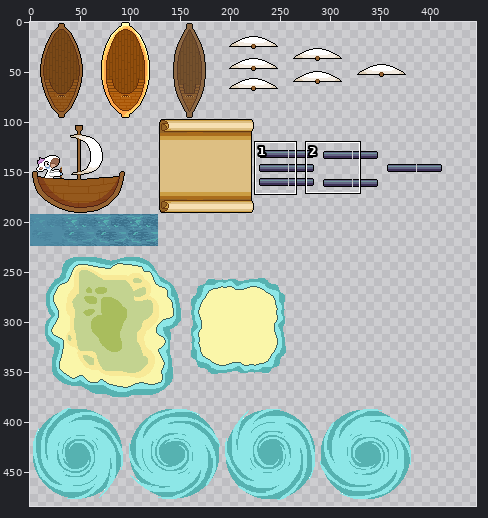
Two versions of one sprite sheet, src/org/titlepending/resources/images/ShipSS.png. Above, an overview of the earlier version with the close-up marked.
Close-up. Before the edit:
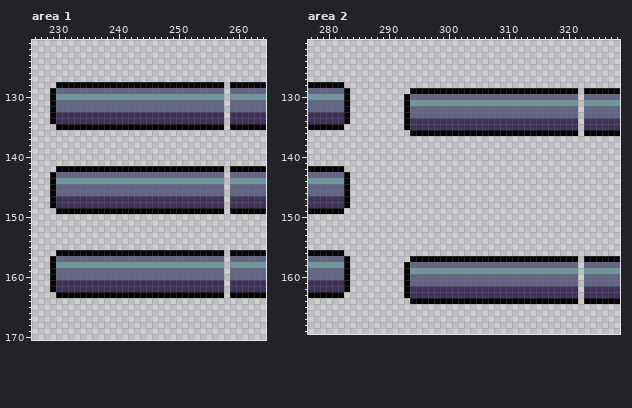
The file is 512x512 pixels. Pixels under 10% opacity are left out. Colours within 5 levels of each other are drawn and written as one. Shown: area 1: x 226..264, y 121..170; area 2: x 277..328, y 121..169. The wide view leaves out empty margins. The commit also changed other parts of the picture, which this record leaves out.
After:
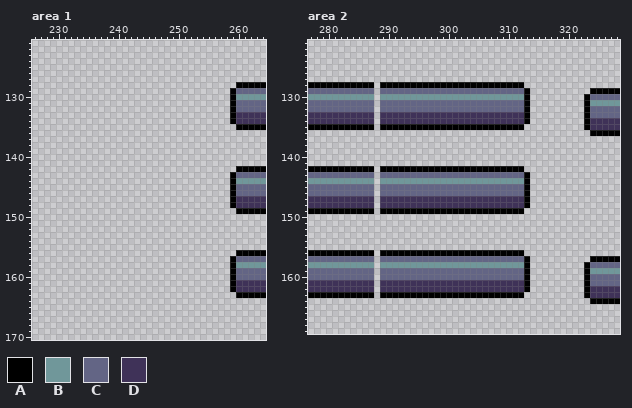
Palette (. is transparent): A #000000  B #70979a  C #636585  D #3f3258
What changed:
--- area 1
@@ x 226..264 @@
 127 .......................................
-128 ....AAAAAAAAAAAAAAAAAAAAAAAAAAAA.AAAAAA
-129 ...ACCCCCCCCCCCCCCCCCCCCCCCCCCCC.CCCCCC
-130 ...ABBBBBBBBBBBBBBBBBBBBBBBBBBBB.BBBBBB
-131 ...ACCCCCCCCCCCCCCCCCCCCCCCCCCCC.CCCCCC
-132 ...ACCCCCCCCCCCCCCCCCCCCCCCCCCCC.CCCCCC
-133 ...ADDDDDDDDDDDDDDDDDDDDDDDDDDDD.DDDDDD
-134 ...ADDDDDDDDDDDDDDDDDDDDDDDDDDDD.DDDDDD
-135 ....AAAAAAAAAAAAAAAAAAAAAAAAAAAA.AAAAAA
+128 ..................................AAAAA
+129 .................................ACCCCC
+130 .................................ABBBBB
+131 .................................ACCCCC
+132 .................................ACCCCC
+133 .................................ADDDDD
+134 .................................ADDDDD
+135 ..................................AAAAA
 136 .......................................
@@ x 226..264 @@
 141 .......................................
-142 ....AAAAAAAAAAAAAAAAAAAAAAAAAAAA.AAAAAA
-143 ...ACCCCCCCCCCCCCCCCCCCCCCCCCCCC.CCCCCC
-144 ...ABBBBBBBBBBBBBBBBBBBBBBBBBBBB.BBBBBB
-145 ...ACCCCCCCCCCCCCCCCCCCCCCCCCCCC.CCCCCC
-146 ...ACCCCCCCCCCCCCCCCCCCCCCCCCCCC.CCCCCC
-147 ...ADDDDDDDDDDDDDDDDDDDDDDDDDDDD.DDDDDD
-148 ...ADDDDDDDDDDDDDDDDDDDDDDDDDDDD.DDDDDD
-149 ....AAAAAAAAAAAAAAAAAAAAAAAAAAAA.AAAAAA
+142 ..................................AAAAA
+143 .................................ACCCCC
+144 .................................ABBBBB
+145 .................................ACCCCC
+146 .................................ACCCCC
+147 .................................ADDDDD
+148 .................................ADDDDD
+149 ..................................AAAAA
 150 .......................................
@@ x 226..264 @@
 155 .......................................
-156 ....AAAAAAAAAAAAAAAAAAAAAAAAAAAA.AAAAAA
-157 ...ACCCCCCCCCCCCCCCCCCCCCCCCCCCC.CCCCCC
-158 ...ABBBBBBBBBBBBBBBBBBBBBBBBBBBB.BBBBBB
-159 ...ACCCCCCCCCCCCCCCCCCCCCCCCCCCC.CCCCCC
-160 ...ACCCCCCCCCCCCCCCCCCCCCCCCCCCC.CCCCCC
-161 ...ADDDDDDDDDDDDDDDDDDDDDDDDDDDD.DDDDDD
-162 ...ADDDDDDDDDDDDDDDDDDDDDDDDDDDD.DDDDDD
-163 ....AAAAAAAAAAAAAAAAAAAAAAAAAAAA.AAAAAA
+156 ..................................AAAAA
+157 .................................ACCCCC
+158 .................................ABBBBB
+159 .................................ACCCCC
+160 .................................ACCCCC
+161 .................................ADDDDD
+162 .................................ADDDDD
+163 ..................................AAAAA
 164 .......................................
--- area 2
@@ x 277..328 @@
 127 ....................................................
-128 AAAAAA..............................................
-129 CCCCCCA..........AAAAAAAAAAAAAAAAAAAAAAAAAAAA.AAAAAA
-130 BBBBBBA.........ACCCCCCCCCCCCCCCCCCCCCCCCCCCC.CCCCCC
-131 CCCCCCA.........ABBBBBBBBBBBBBBBBBBBBBBBBBBBB.BBBBBB
-132 CCCCCCA.........ACCCCCCCCCCCCCCCCCCCCCCCCCCCC.CCCCCC
-133 DDDDDDA.........ACCCCCCCCCCCCCCCCCCCCCCCCCCCC.CCCCCC
-134 DDDDDDA.........ADDDDDDDDDDDDDDDDDDDDDDDDDDDD.DDDDDD
-135 AAAAAA..........ADDDDDDDDDDDDDDDDDDDDDDDDDDDD.DDDDDD
-136 .................AAAAAAAAAAAAAAAAAAAAAAAAAAAA.AAAAAA
+128 AAAAAAAAAAA.AAAAAAAAAAAAAAAAAAAAAAAA................
+129 CCCCCCCCCCC.CCCCCCCCCCCCCCCCCCCCCCCCA..........AAAAA
+130 BBBBBBBBBBB.BBBBBBBBBBBBBBBBBBBBBBBBA.........ACCCCC
+131 CCCCCCCCCCC.CCCCCCCCCCCCCCCCCCCCCCCCA.........ABBBBB
+132 CCCCCCCCCCC.CCCCCCCCCCCCCCCCCCCCCCCCA.........ACCCCC
+133 DDDDDDDDDDD.DDDDDDDDDDDDDDDDDDDDDDDDA.........ACCCCC
+134 DDDDDDDDDDD.DDDDDDDDDDDDDDDDDDDDDDDDA.........ADDDDD
+135 AAAAAAAAAAA.AAAAAAAAAAAAAAAAAAAAAAAA..........ADDDDD
+136 ...............................................AAAAA
 137 ....................................................
@@ x 281..315 @@
 141 ...................................
-142 AA.................................
-143 CCA................................
-144 BBA................................
-145 CCA................................
-146 CCA................................
-147 DDA................................
-148 DDA................................
-149 AA.................................
+142 AAAAAAA.AAAAAAAAAAAAAAAAAAAAAAAA...
+143 CCCCCCC.CCCCCCCCCCCCCCCCCCCCCCCCA..
+144 BBBBBBB.BBBBBBBBBBBBBBBBBBBBBBBBA..
+145 CCCCCCC.CCCCCCCCCCCCCCCCCCCCCCCCA..
+146 CCCCCCC.CCCCCCCCCCCCCCCCCCCCCCCCA..
+147 DDDDDDD.DDDDDDDDDDDDDDDDDDDDDDDDA..
+148 DDDDDDD.DDDDDDDDDDDDDDDDDDDDDDDDA..
+149 AAAAAAA.AAAAAAAAAAAAAAAAAAAAAAAA...
 150 ...................................
@@ x 277..328 @@
 155 ....................................................
-156 AAAAAA..............................................
-157 CCCCCCA..........AAAAAAAAAAAAAAAAAAAAAAAAAAAA.AAAAAA
-158 BBBBBBA.........ACCCCCCCCCCCCCCCCCCCCCCCCCCCC.CCCCCC
-159 CCCCCCA.........ABBBBBBBBBBBBBBBBBBBBBBBBBBBB.BBBBBB
-160 CCCCCCA.........ACCCCCCCCCCCCCCCCCCCCCCCCCCCC.CCCCCC
-161 DDDDDDA.........ACCCCCCCCCCCCCCCCCCCCCCCCCCCC.CCCCCC
-162 DDDDDDA.........ADDDDDDDDDDDDDDDDDDDDDDDDDDDD.DDDDDD
-163 AAAAAA..........ADDDDDDDDDDDDDDDDDDDDDDDDDDDD.DDDDDD
-164 .................AAAAAAAAAAAAAAAAAAAAAAAAAAAA.AAAAAA
+156 AAAAAAAAAAA.AAAAAAAAAAAAAAAAAAAAAAAA................
+157 CCCCCCCCCCC.CCCCCCCCCCCCCCCCCCCCCCCCA..........AAAAA
+158 BBBBBBBBBBB.BBBBBBBBBBBBBBBBBBBBBBBBA.........ACCCCC
+159 CCCCCCCCCCC.CCCCCCCCCCCCCCCCCCCCCCCCA.........ABBBBB
+160 CCCCCCCCCCC.CCCCCCCCCCCCCCCCCCCCCCCCA.........ACCCCC
+161 DDDDDDDDDDD.DDDDDDDDDDDDDDDDDDDDDDDDA.........ACCCCC
+162 DDDDDDDDDDD.DDDDDDDDDDDDDDDDDDDDDDDDA.........ADDDDD
+163 AAAAAAAAAAA.AAAAAAAAAAAAAAAAAAAAAAAA..........ADDDDD
+164 ...............................................AAAAA
 165 ....................................................
Boxes around the changes in both close-ups, in picture pixels (x1, y1, x2, y2):
changed: (50, 82, 236, 130)
changed: (50, 166, 236, 214)
changed: (50, 250, 236, 298)
changed: (344, 82, 590, 136)
changed: (344, 166, 530, 214)
changed: (344, 250, 590, 304)
